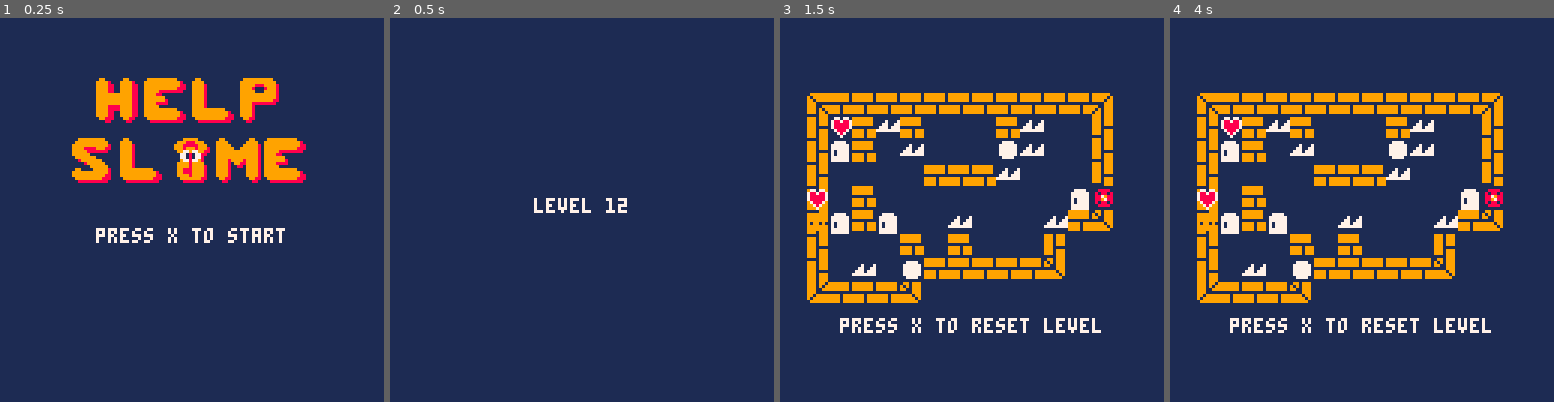
Above: before the commit, frames 1-4 (left to right).
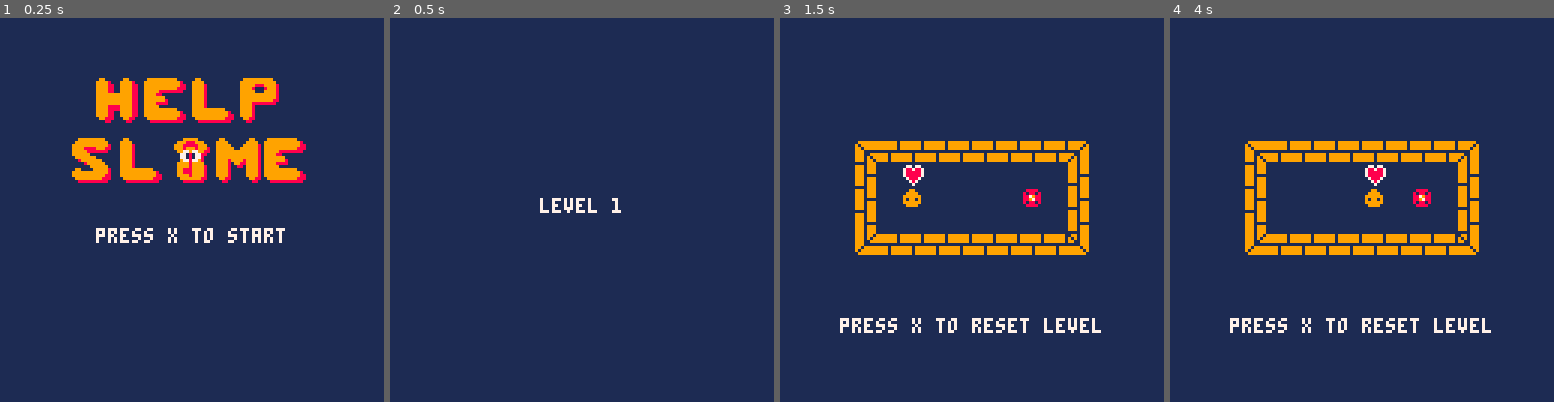
Above: after the commit, the same moments.

Repository: GameJams-fiwon123/GBJam8
Game: PICO-8 cartridge gbjam8.p8
The game is run twice, just before and just after one commit, with the same random seed, the same clock (stepped at 60 frames per second) and the same inputs.
Inputs:
- Up to frame 1 (0.25 s): no input
- Up to frame 2 (0.5 s): tap X (X key) at 0.33 s
- Up to frame 3 (1.5 s): tap X (X key) at 1.07 s
- Up to frame 4 (4 s): hold Right 1.6-2.1 s; tap X (X key) at 1.85, 2.97 s; hold Up 2.15-2.42 s; hold Right 2.47-3.03 s; hold Left 3.08-3.58 s; hold Down 3.63-3.97 s

Frame 1 is identical in both runs. In frame 2, 0.5% of the frame differs, in the area x 37-62%, y 46-51%; in frame 3, 19%, in the area x 7-87%, y 19-75%; in frame 4, 19%.

Commit message:
Ajustado fases

Diff:
--- a/gbjam8.p8
+++ b/gbjam8.p8
@@ -92,10 +92,10 @@
 function start_game()
  music(musics.gameplay)
 	game.time = 0
-	game.level = 12
-
-	camera_pos.x=4*128
-	camera_pos.y=1*128
+	game.level = 1
+
+	camera_pos.x=0
+	camera_pos.y=0
 	camera(camera_pos.x, camera_pos.y)
 	game.scenes={
 		{show=show_level1},
@@ -196,7 +196,7 @@
 
 
 function show_level13()
-	add(slimes,new_slime(camera_pos.x+4*8,camera_pos.y+8*8,1))
+	add(slimes,new_slime(camera_pos.x+4*8,camera_pos.y+7*8,1))
  get_portals()
  get_keys()
  get_hearts()
